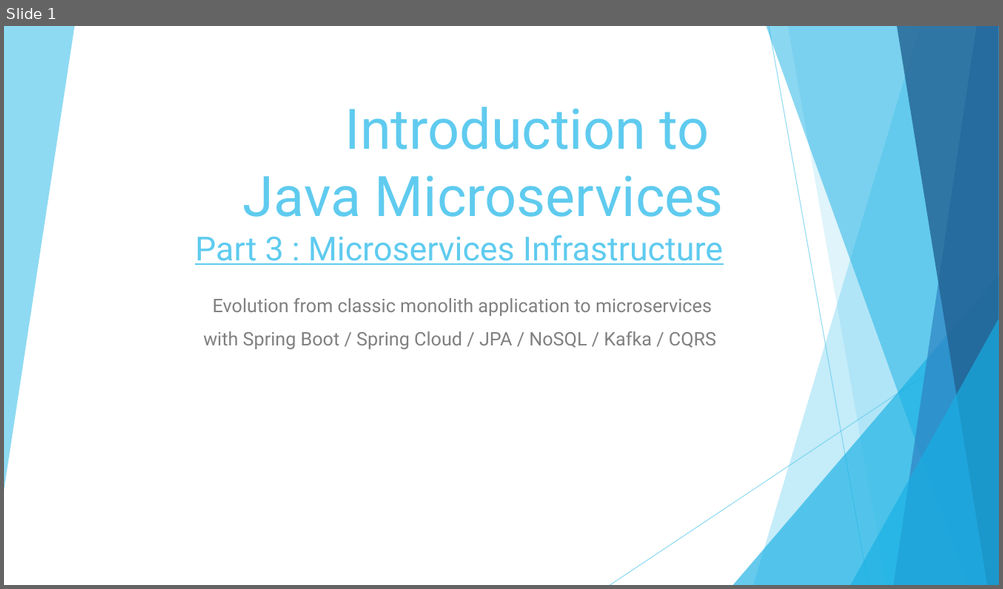
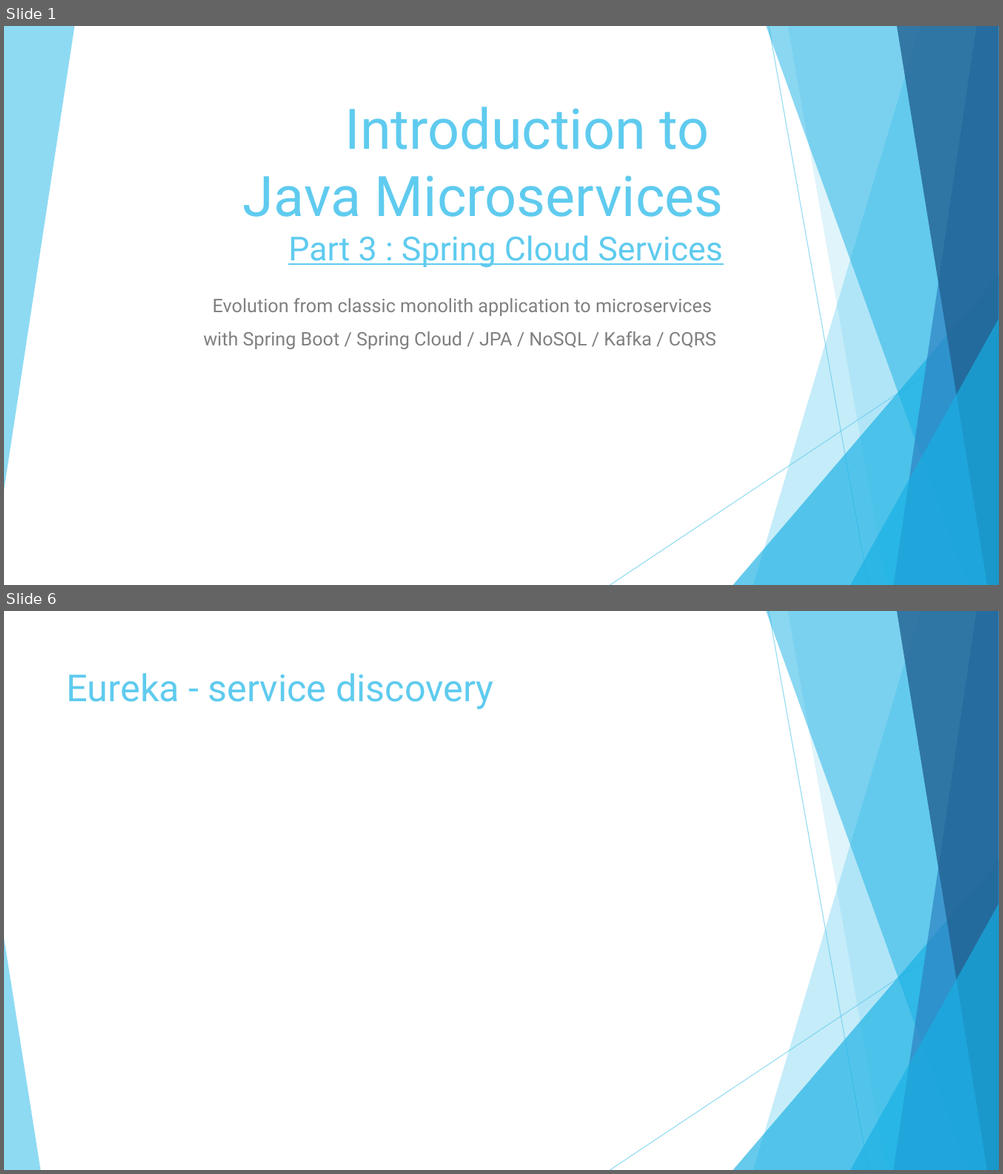
Before and after one commit to vlytsus/springboot-cloud-demo-one, a slide deck: docs/Introduction_To_Microservices_Part_3_microservice.pptx. Shown one above the other, each under a label of ours: slide 1 before the commit, slides 1 and 6 after it; the slides between them are not shown. The pictures are 1003x589 and 1003x1174 pixels, drawn with LibreOffice and Linux fonts; fonts in the diff are those of the drawing. Boxes give left, top, right and bottom in pixels: in the first picture for what was removed or moved away, otherwise in the second. Text is boxed around its words. In the diff, an @@ line names an element or a change of style, - is before the commit and + after.

```diff
--- a/docs/Introduction_To_Microservices_Part_3_microservice.pptx
+++ b/docs/Introduction_To_Microservices_Part_3_microservice.pptx
@@ slide 6 added at [4, 611, 999, 1170], background #FFFFFF; not listed: 9 template elements that a slide beside it also shows @@
@@ title added at [67, 673, 493, 709], 36 pt, text #5FCBEF @@
+Eureka - service discovery
@@ triangle added at [4, 939, 40, 1170], fill #5FCBEF at 70% opacity @@
@@ slide 1 changed as well @@
@@ title at [243, 107, 723, 268]: text changed; size 32 to 54 pt @@
-Introduction to
-Java Microservices
-Part 3 : Microservices Infrastructure
+Introduction to
+Java Microservices
+Part 3 : Spring Cloud Services
```
Also in this commit, not shown: 2 other slides changed, 5 other slides added.
